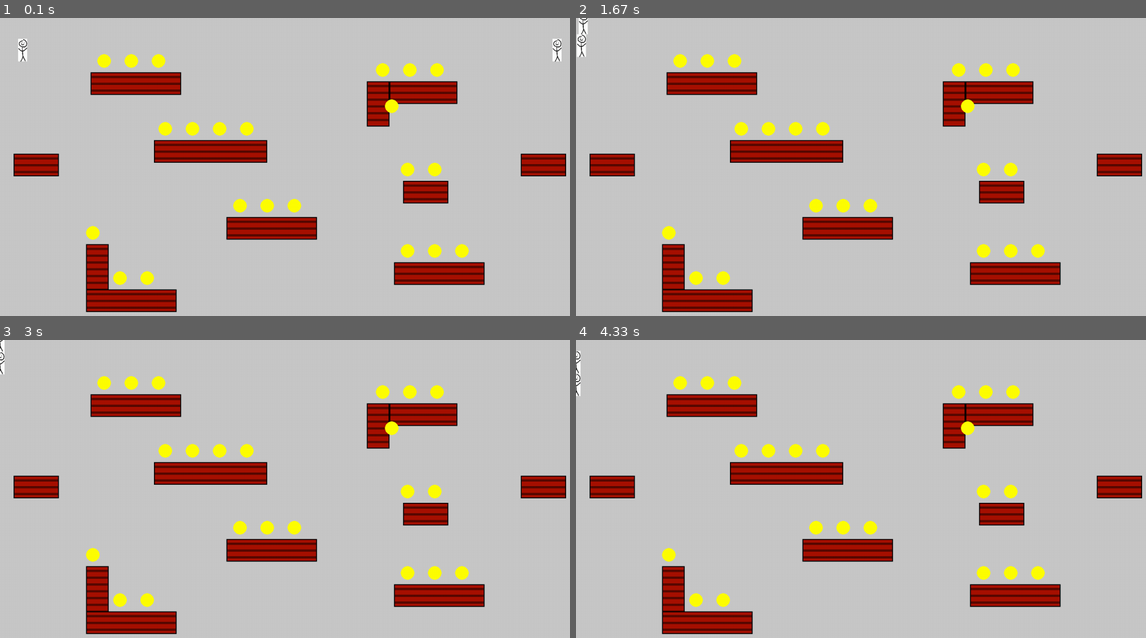
Above: before the commit, frames 1-4 (two rows, left to right).
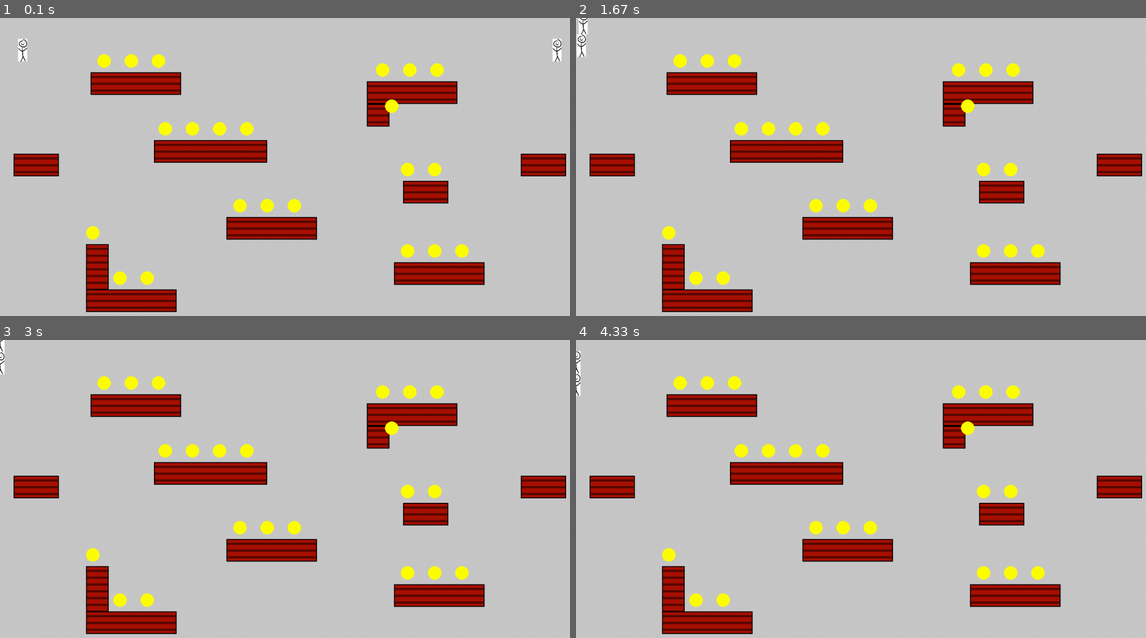
Above: after the commit, the same moments.

Repository: CS196Illinois/Group10-FA21
Game: pygame game, started from Project/game.py
The game is run twice, just before and just after one commit, with the same random seed, the same clock (stepped at 60 frames per second) and the same inputs.
Inputs:
- Up to frame 1 (0.1 s): no input
- Up to frame 2 (1.67 s): hold Right 0.33-0.8 s; hold Up 0.83-1.13 s; hold W 0.83-1.13 s; tap Space at 0.9, 1.23, 1.53 s; hold Right 1.17-1.63 s; hold D 1.17-1.63 s
- Up to frame 3 (3 s): hold Left 1.67-2.2 s; hold A 1.67-2.2 s; tap Space at 1.73, 2.03, 2.3, 2.63, 2.93 s; hold Down 2.23-2.53 s; hold S 2.23-2.53 s; hold Left 2.57-2.97 s; hold A 2.57-2.97 s
- Up to frame 4 (4.33 s): hold Up 3-3.37 s; hold W 3-3.37 s; tap Space at 3.07, 3.47, 3.77, 4.13 s; hold Right 3.4-4.03 s; hold D 3.4-4.03 s; hold Down from 4.07 s (still down); hold S from 4.07 s (still down)

The runs differ from the first frame. In frame 1, 0.2% of the frame differs, in the area x 64-69%, y 21-36%; in frame 2, 0.2%; in frame 3, 0.2%; in frame 4, 0.2%.

Commit message:
quick fix

Diff:
--- a/Project/game.py
+++ b/Project/game.py
@@ -30,7 +30,7 @@
 
     def __init__(self, xPos, yPos, controlDict):
         super(Player, self).__init__()
-        self.surf = pygame.transform.scale(pygame.image.load("Project/playerSprite.png").convert(), (20,50))
+        self.surf = pygame.transform.scale(pygame.image.load("playerSprite.png").convert(), (20,50))
         self.rect = self.surf.get_rect(center = (xPos, yPos))
         self.dx, self.dy = 0, 0
         self.touchingPlatform = False
@@ -213,8 +213,8 @@
 newPlatform(190, 500 + (pw * 2), pw * 4, pw)
 
 # L platform 2
-newPlatform(810, 140, pw, pw * 2)
-newPlatform(810 + pw, 140, pw * 3, pw)
+newPlatform(810, 140 + pw, pw, pw * 1)
+newPlatform(810, 140, pw * 4, pw)
 
 # create Coin instances
 # this part of code is not elegent, but I do not know how to make it better...
